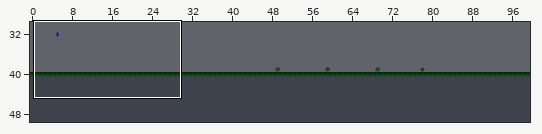
Two versions of a level (Tiled map, tiled prj/0.tmx). Above, an overview of the earlier version with the close-up marked.
Close-up. Old version:
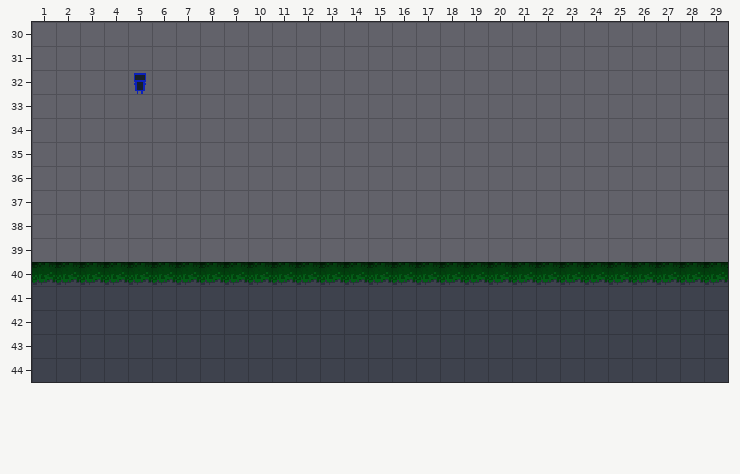
Cells are 16x16 px. Shown: x 1..29, y 30..44. Tiles whose own drawing changed are shown in their newer look in all pictures.
New version:
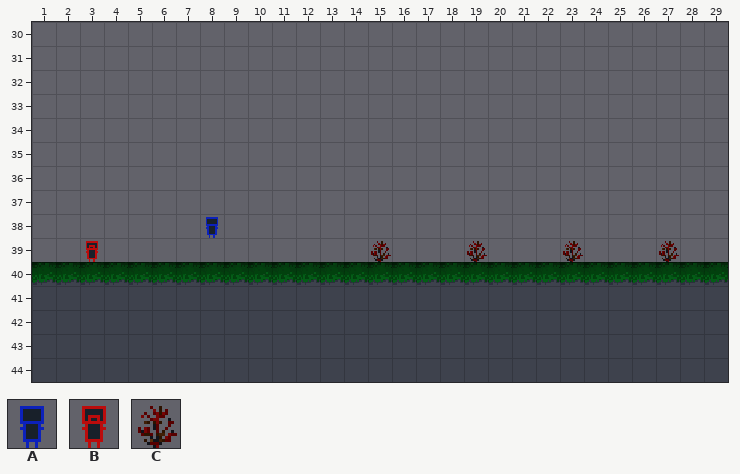
Key: from "tileset": A 32, B 33, C 35.
_ is an empty cell.
Edits made:
Layer "Tile Layer 1":
y 32: x 5 A -> _
y 38: x 8 _ -> A
y 39: x 3 _ -> B; x 15 _ -> C; x 19 _ -> C; x 23 _ -> C; x 27 _ -> C
Changed places in both close-ups, as pixel boxes (x1, y1, x2, y2):
removed: (134, 73, 146, 94)
added: (206, 217, 218, 238)
added: (86, 241, 98, 262)
added: (371, 241, 391, 262)
added: (467, 241, 487, 262)
added: (563, 241, 583, 262)
added: (659, 241, 679, 262)
